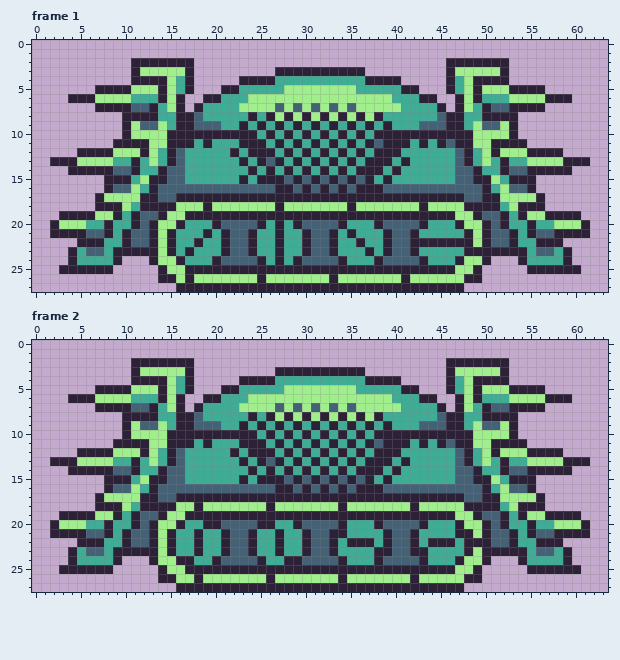
Two states of a pixel-art file, art/Rover.aseprite. The picture above was drawn from the file before the commit.
64x28 pixels, 8 frames. Shown: frame 1, frame 2. The commit also changed other frames, which this record leaves out.
Once edited:
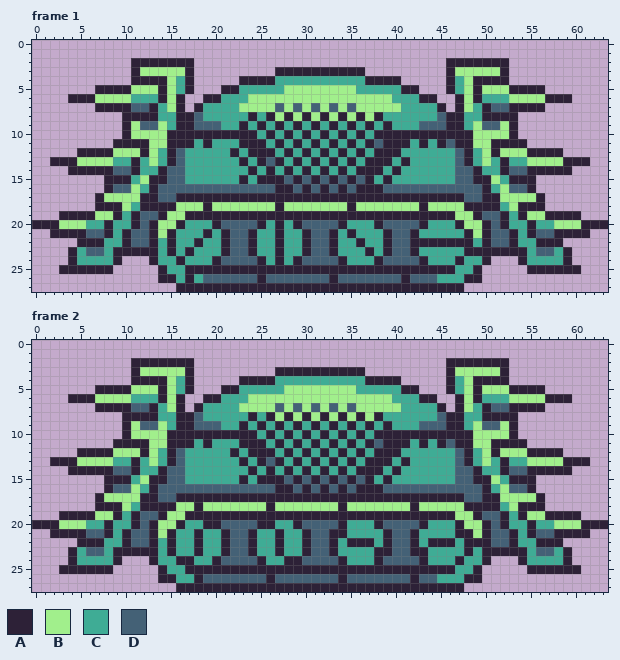
Palette (. is transparent): A #2d2137  B #a1ef8c  C #3fac95  D #446176
Difference:
Frame 1, layer "Layer 1":
The edit adds colour A in row 20 at x 0 to 1 and 62 to 63.
Colour B gives way to colour C in row 22 at x 14 and 49; in row 23 at x 14; in row 24 at x 14 to 15 and 48 to 49; in row 25 at x 15 to 16 and 47 to 48; in row 26 at x 16, 18 and 45 to 47.
Colour B gives way to colour D in row 26 at x 19 to 24, 26 to 32, 34 to 40 and 42 to 44.
Frame 2, layer "Layer 1":
The edit adds colour A in row 20 at x 0 to 1 and 62 to 63.
Colour B gives way to colour C in row 22 at x 14; in row 23 at x 14 and 49; in row 24 at x 14 to 15 and 48 to 49; in row 25 at x 15 to 16 and 47 to 48; in row 26 at x 16 to 17 and 45 to 47.
Colour B gives way to colour D in row 26 at x 19 to 25, 27 to 33, 35 to 41 and 43 to 44.
Where, in picture pixels (left, top, right, bottom), the same in both pictures:
added: (32, 220, 50, 229)
added: (590, 220, 608, 229)
changed: (158, 238, 482, 283)
added: (32, 520, 50, 529)
added: (590, 520, 608, 529)
changed: (158, 538, 482, 583)
